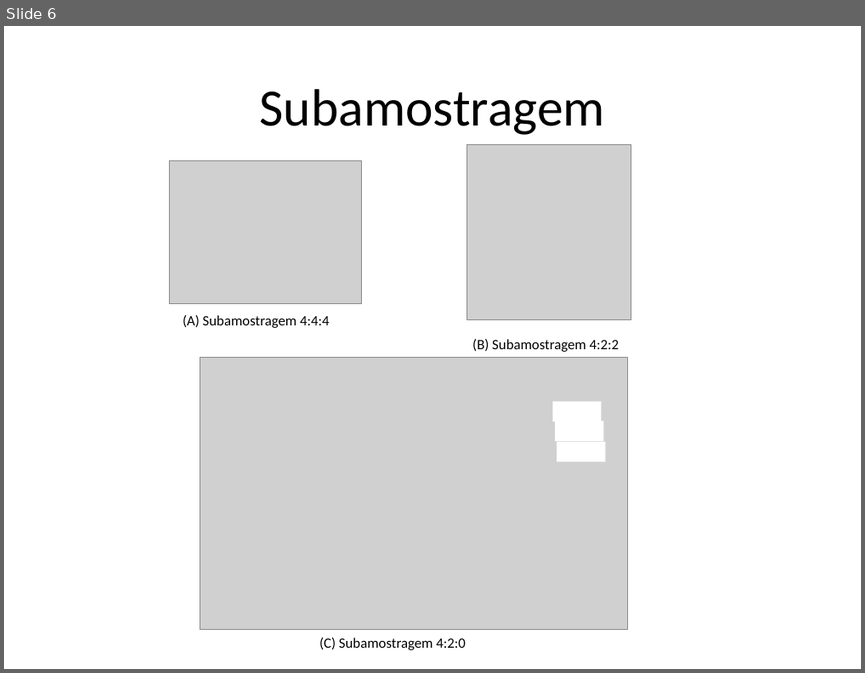
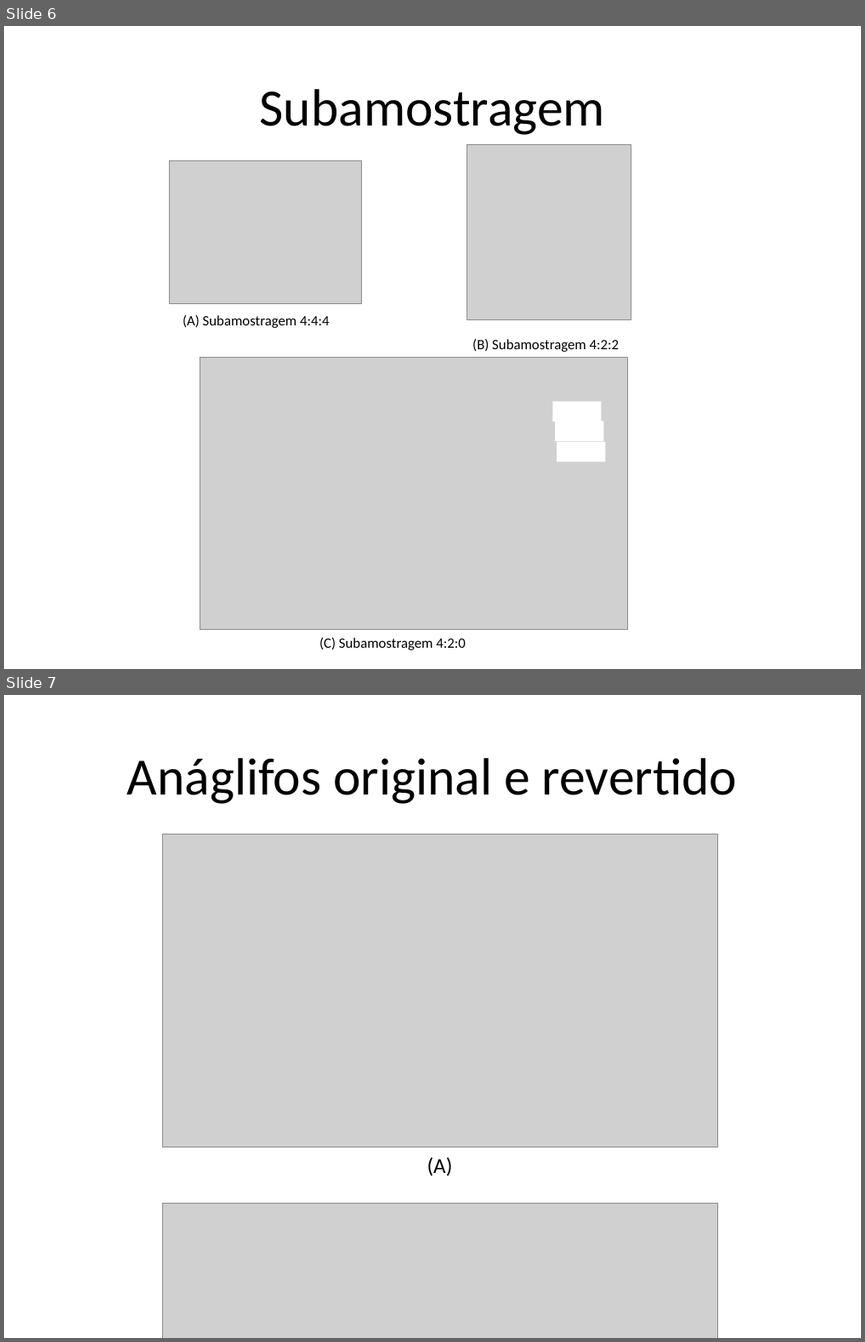
Before and after one commit to andrecurvello/tests-zingarelli, a slide deck: Imagens/imagens-quali.pptx. Shown one above the other, each under a label of ours: slide 6 before the commit, slides 6 and 7 after it. The pictures are 865x673 and 865x1342 pixels, drawn with LibreOffice and Linux fonts; fonts in the diff are those of the drawing; grey boxes stand for pictures. Boxes give left, top, right and bottom in pixels: in the first picture for what was removed or moved away, otherwise in the second. Text is boxed around its words. In the diff, an @@ line names an element or a change of style, - is before the commit and + after.

```diff
--- a/Imagens/imagens-quali.pptx
+++ b/Imagens/imagens-quali.pptx
@@ slide 7 added at bbox=[4, 695, 861, 1338], background #FFFFFF @@
@@ title added at bbox=[127, 758, 737, 804], 44 pt, text #000000 @@
+Anáglifos original e revertido
@@ picture added at bbox=[162, 834, 718, 1146] @@
@@ text added at bbox=[427, 1157, 453, 1176], 18 pt, text #000000 @@
+(A)
@@ picture added at bbox=[162, 1203, 718, 1338] @@
```
Also in this commit, not shown: 2 other slides added, 1 slide removed, 3 other files.
